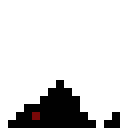
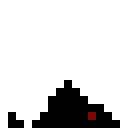
Layered file, before and after one edit (128x128). Changes by layer:
painted on "Layer 1" over [8, 80, 120, 128]
